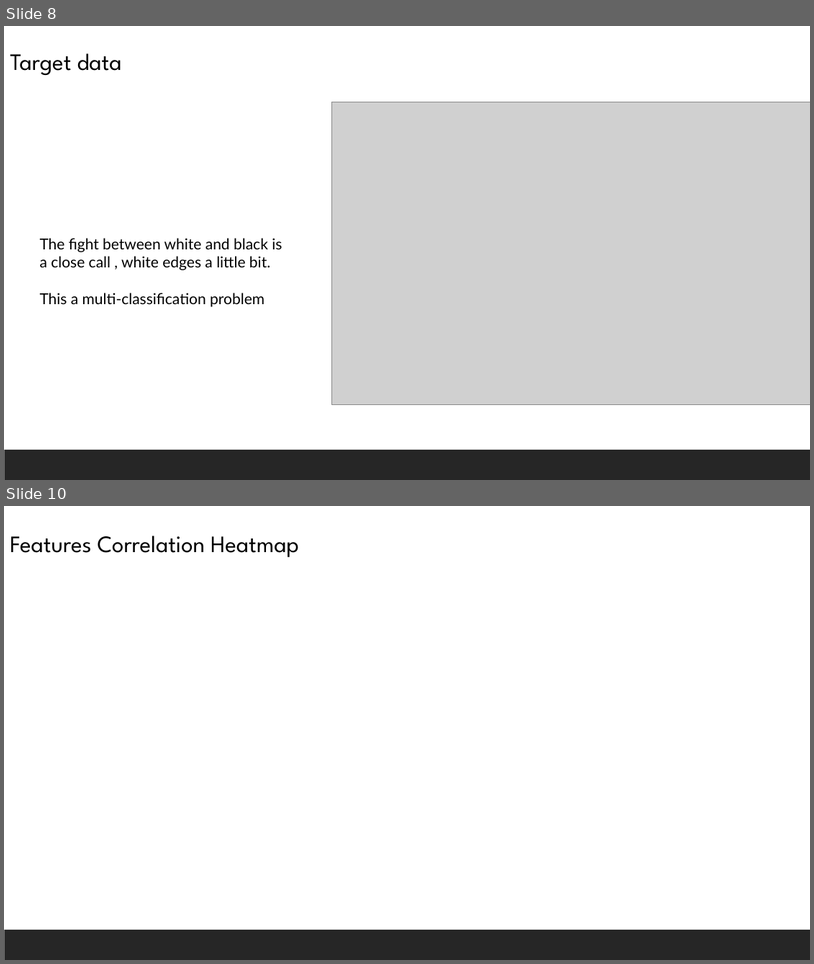
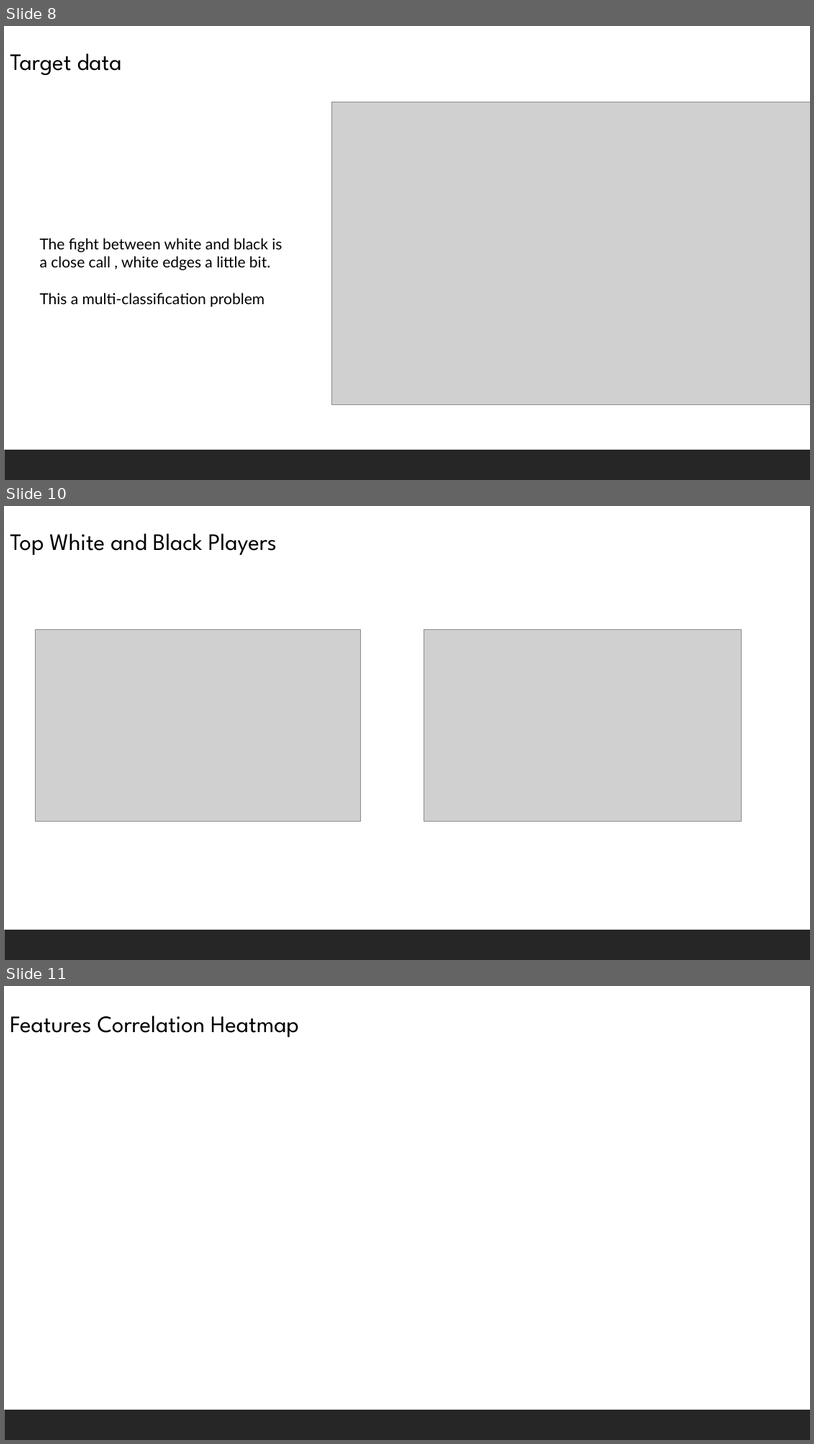
Before and after one commit to salemeid/Tuwaiq-DS-my-project, a slide deck: My_presentation_chess.pptx. Shown one above the other, each under a label of ours: slides 8 and 10 before the commit, slides 8, 10 and 11 after it; the slides between them are not shown. The pictures are 814x964 and 814x1444 pixels, drawn with LibreOffice and Linux fonts; fonts in the diff are those of the drawing; grey boxes stand for pictures; background and template pictures are left out. Boxes give left, top, right and bottom in pixels: in the first picture for what was removed or moved away, otherwise in the second. Text is boxed around its words. In the diff, an @@ line names an element or a change of style, - is before the commit and + after.

```diff
--- a/My_presentation_chess.pptx
+++ b/My_presentation_chess.pptx
@@ slide 10 added at [4, 506, 810, 960], background #FFFFFF; not listed: 1 template element that a slide beside it also shows @@
@@ text added at [10, 533, 277, 555], 28 pt, text #000000 @@
+Top White and Black Players
@@ picture added at [35, 629, 360, 821] @@
@@ picture added at [424, 629, 742, 821] @@
@@ what was slide 10 is now slide 11 @@
```
Also in this commit, not shown: 1 slide changed, 2 other files.
